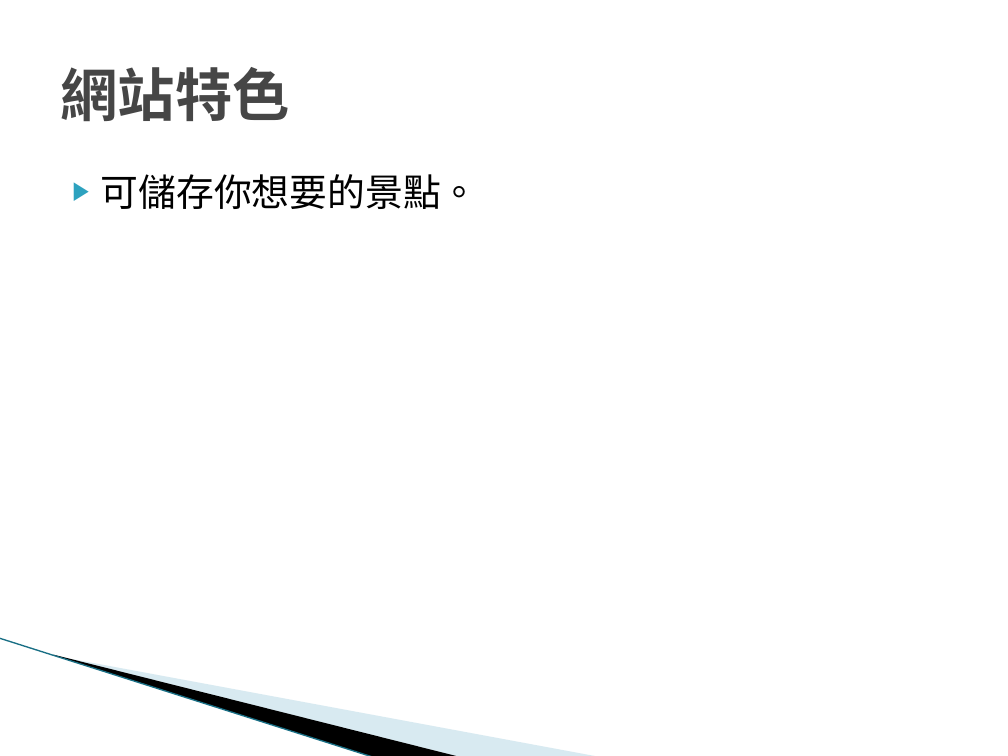
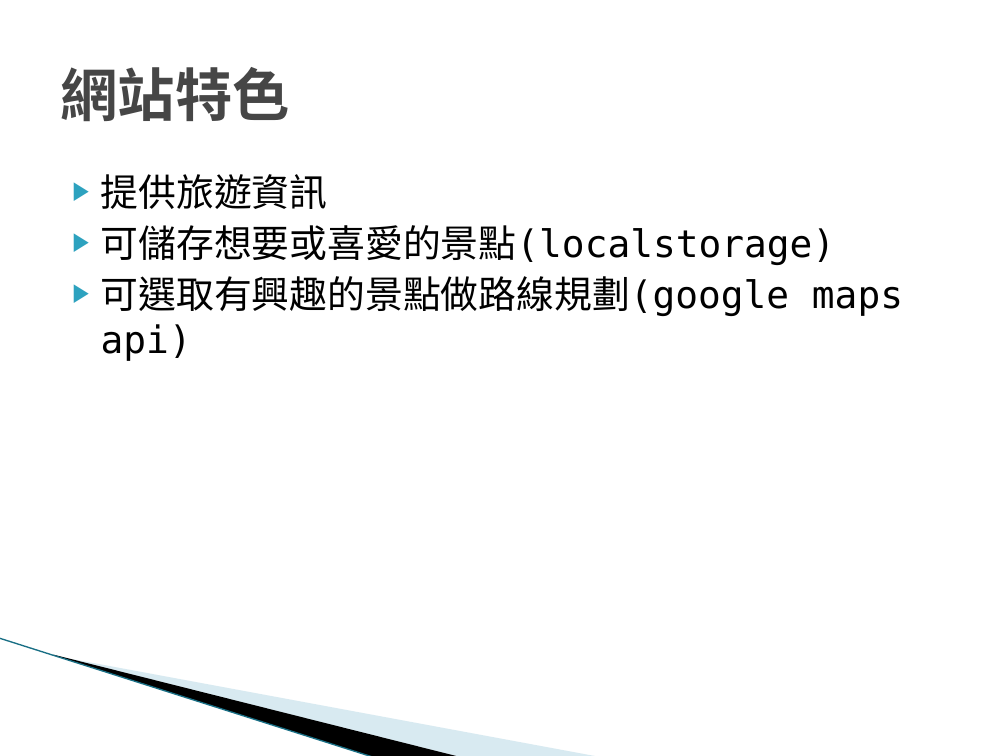
Before and after one commit to brad072623/hw, a slide deck: slide 3 of 台灣旅遊地圖-00757108+00757128.pptx (slide 7 before the commit). Drawn at 1008x756 pixels with LibreOffice and Linux fonts; fonts in the diff are those of the drawing; background and template pictures are left out. Boxes give left, top, right and bottom in pixels: in the first picture for what was removed or moved away, otherwise in the second. Text is boxed around its words. In the diff, an @@ line names an element or a change of style, - is before the commit and + after.

```diff
--- a/台灣旅遊地圖-00757108+00757128.pptx
+++ b/台灣旅遊地圖-00757108+00757128.pptx
@@ text at [101,174,903,316]: text changed @@
-▶ 可儲存你想要的景點。
+▶ 提供旅遊資訊
+▶ 可儲存想要或喜愛的景點(localstorage)
+▶ 可選取有興趣的景點做路線規劃(google maps api)
```
Also in this commit, not shown: 4 other slides changed, 6 slides added, 1 slide removed.
